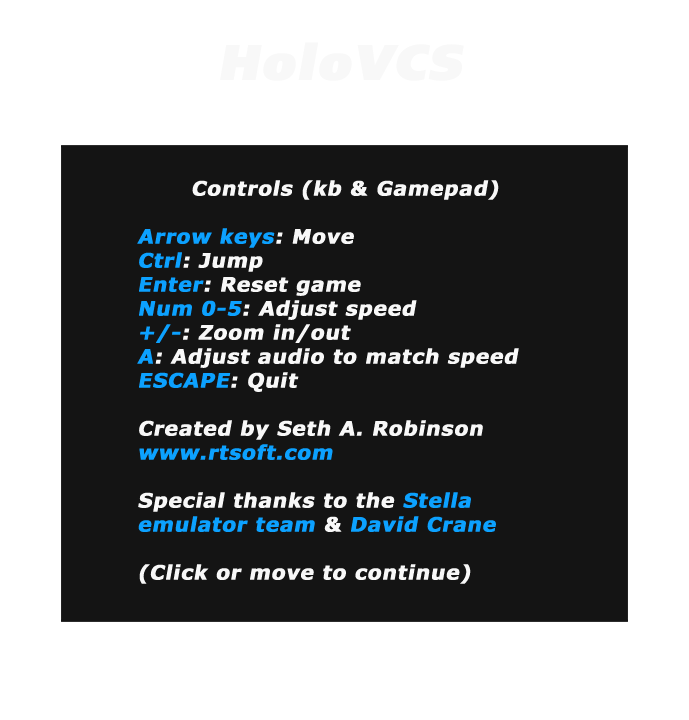
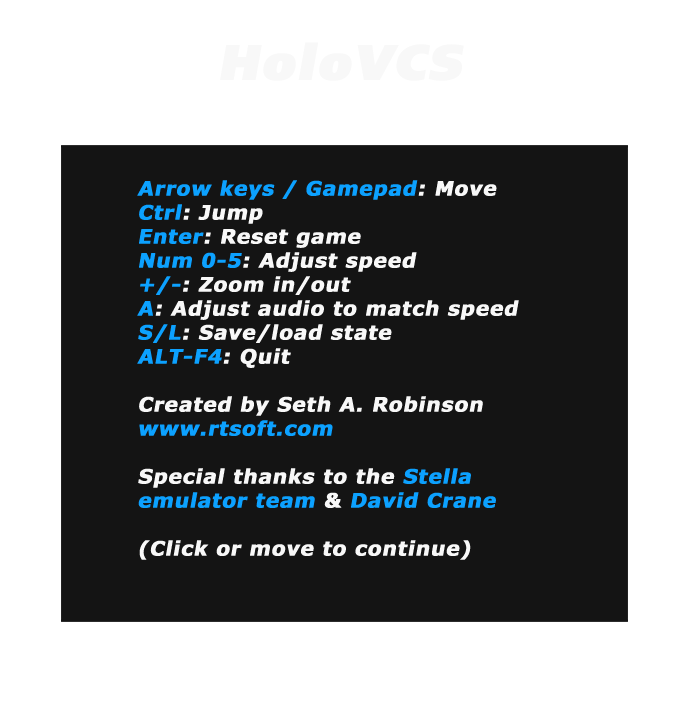
Two versions of the same layered image (689px x 720px). Layer-by-layer changes:
renamed "Controls (kb & Gamepad) Arrow keys: Move Ctrl: Jump Enter: Res" to "Arrow keys / Gamepad: Move Ctrl: Jump Enter: Reset game Num 0-5", painted on it over 137, 180, 519, 584
